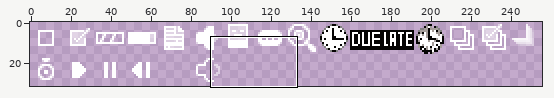
Pixel-art file, stored at assets/gui_icons.aseprite. Above, an overview of the earlier version with the close-up marked.
Close-up. Before:
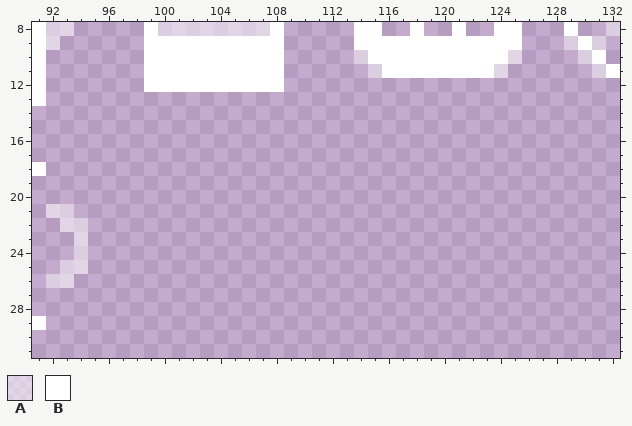
256x32 pixels, 1 frame. Colours within 5 levels of each other are drawn and written as one. Shown: x 91..132, y 8..31.
Palette (. is transparent): A #ffffff80  B #ffffff
Pixels before, first column x 91:
 8 BAA.....BAAAAAAAAB.....BB..B..B..BB...B..A
 9 BA......BBBBBBBBBB.....BBBBBBBBBBBB...ABA.
10 B.......BBBBBBBBBB.....ABBBBBBBBBBA....AB.
11 B.......BBBBBBBBBB......ABBBBBBBBA......AB
12 B.......BBBBBBBBBB........................
13 B.........................................
14 ..........................................
15 ..........................................
16 ..........................................
17 ..........................................
18 B.........................................
19 ..........................................
20 ..........................................
21 .AA.......................................
22 ..AA......................................
23 ...A......................................
24 ...A......................................
25 ..AA......................................
26 .AA.......................................
27 ..........................................
28 ..........................................
29 B.........................................
Once edited:
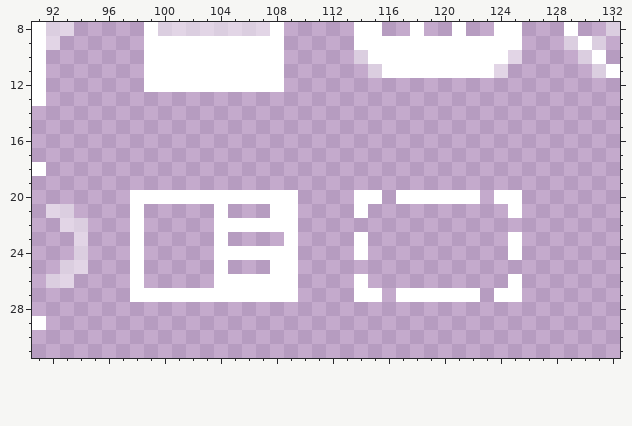
Difference:
Changed rows in their new state; - is an unchanged pixel.
first column x 98:
20 BBBBBBBBBBBB----BB-BBBBBB-BB
21 B-----B---BB----B----------B
22 B-----BBBBBB----------------
23 B-----B----B----B----------B
24 B-----BBBBBB----B----------B
25 B-----B---BB----------------
26 B-----BBBBBB----B----------B
27 BBBBBBBBBBBB----BB-BBBBBB-BB
Where, in picture pixels (left, top, right, bottom), the same in both close-ups:
added: (130, 190, 522, 302)
